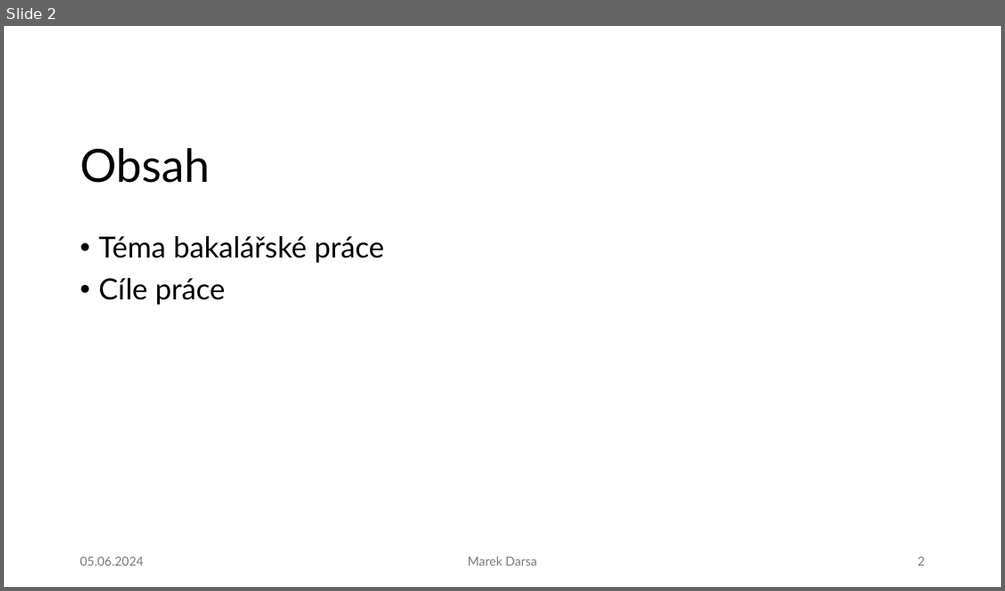
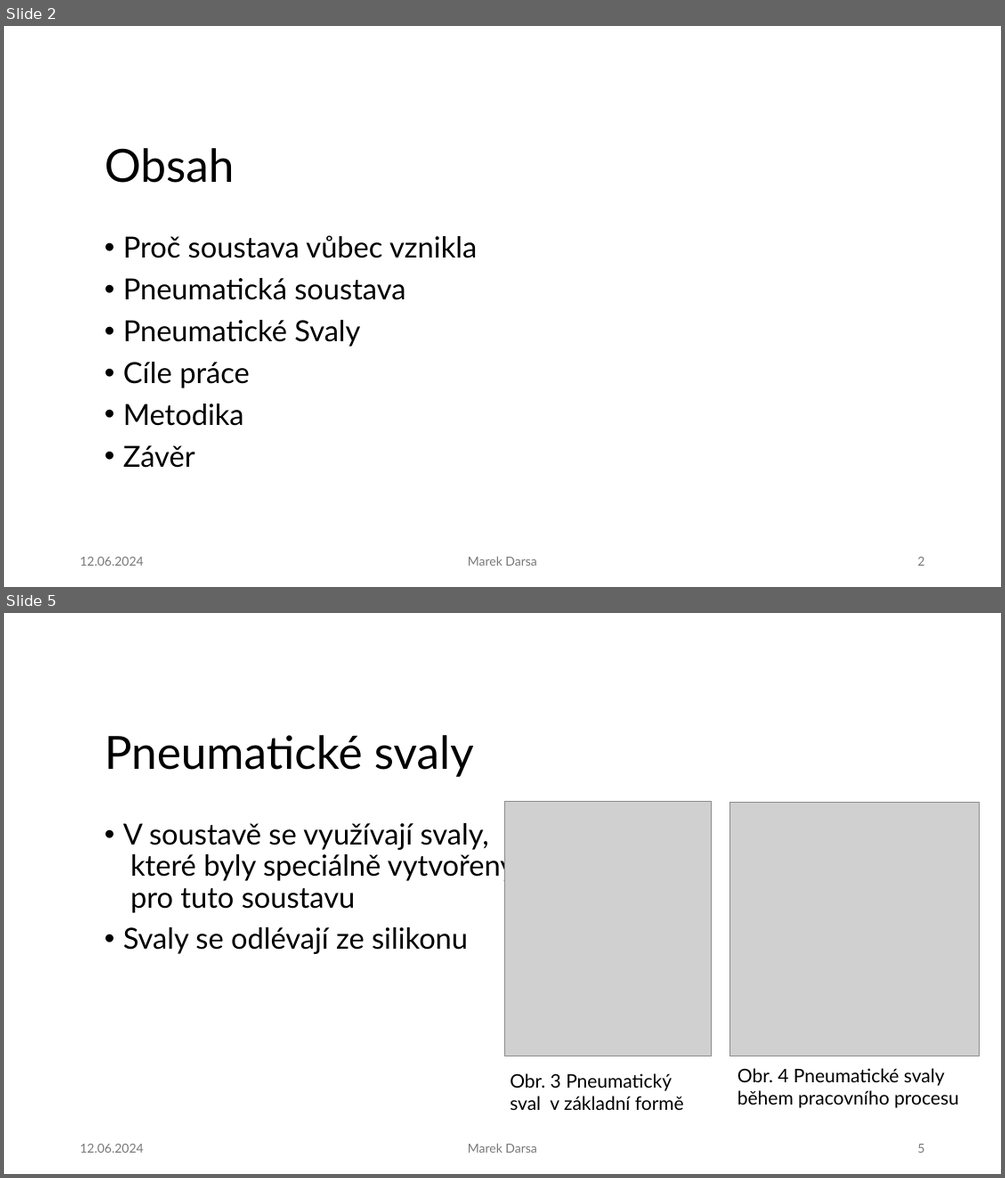
Before and after one commit to IronKnee22/Bakalarka, a slide deck: N_Obhajoba_darsamar.pptx. Shown one above the other, each under a label of ours: slide 2 before the commit, slides 2 and 5 after it; the slides between them are not shown. The pictures are 1005x591 and 1005x1178 pixels, drawn with LibreOffice and Linux fonts; fonts in the diff are those of the drawing; grey boxes stand for pictures; background and template pictures are left out. Boxes give left, top, right and bottom in pixels: in the first picture for what was removed or moved away, otherwise in the second. Text is boxed around its words. In the diff, an @@ line names an element or a change of style, - is before the commit and + after.

```diff
--- a/N_Obhajoba_darsamar.pptx
+++ b/N_Obhajoba_darsamar.pptx
@@ slide 5 added at (4, 613, 1001, 1174), background #FFFFFF @@
@@ title added at (105, 735, 474, 777), 44 pt, text #000000 @@
+Pneumatické svaly
@@ text added at (123, 823, 515, 954), 28 pt, text #000000 @@
+• V soustavě se využívají svaly,
+  které byly speciálně vytvořeny
+  pro tuto soustavu
+• Svaly se odlévají ze silikonu
@@ picture added at (505, 801, 712, 1055) @@
@@ picture added at (730, 803, 979, 1055) @@
@@ text added at (510, 1073, 684, 1110), 18 pt, text #000000 @@
+Obr. 3 Pneumatický sval v základní formě
@@ text added at (737, 1068, 959, 1108), 18 pt, text #000000 @@
+Obr. 4 Pneumatické svaly během pracovního procesu
@@ text added at (80, 1143, 143, 1152), 12 pt, text #797979 @@
+12.06.2024
@@ text added at (468, 1143, 536, 1152), 12 pt, text #797979 @@
+Marek Darsa
@@ page number added at (917, 1143, 924, 1152), 12 pt, text #797979 @@
+5
@@ slide 2 changed as well @@
@@ title "Obsah": place and size @@
-title "Obsah" at (80, 148, 210, 183)
+title "Obsah" at (105, 148, 235, 183)
@@ text "Proč soustava vůbec vznikla": place and size @@
-text "Proč soustava vůbec vznikla" at (98, 236, 385, 305)
+text "Proč soustava vůbec vznikla" at (123, 235, 477, 467)
@@ text at (123, 235, 477, 346): text changed @@
-• Téma bakalářské práce
+• Proč soustava vůbec vznikla
+• Pneumatická soustava
+• Pneumatické Svaly
@@ text at (123, 403, 244, 467): paragraphs added @@
+• Metodika
+• Závěr
@@ text at (80, 556, 143, 565): text changed @@
-05.06.2024
+12.06.2024
```
Also in this commit, not shown: 1 other slide changed, 4 other slides added, 1 slide removed.
